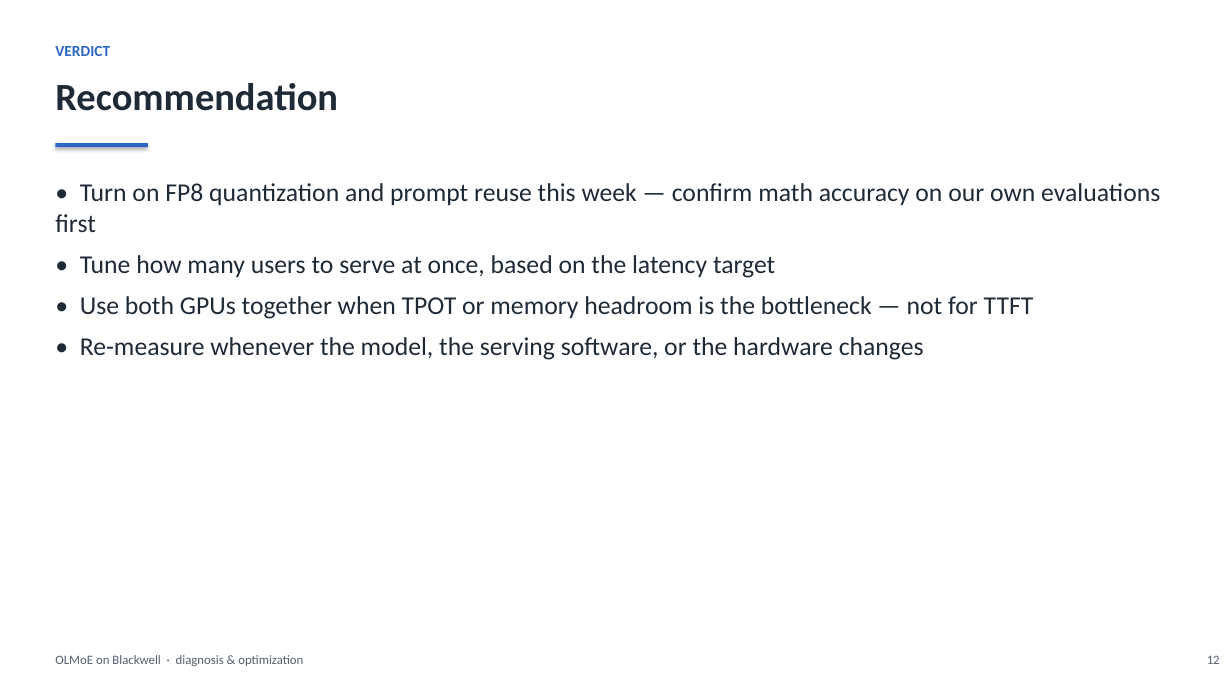
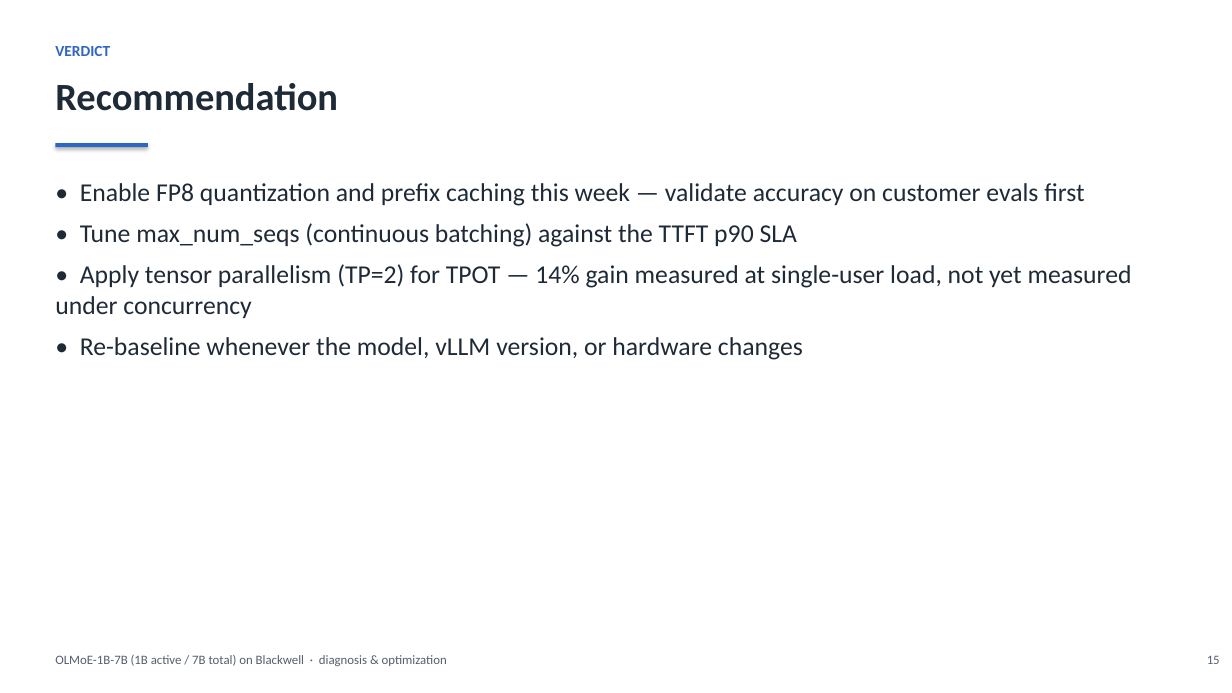
Before and after one commit to harishvs/moe-inference-optimize, a slide deck: slide 15 of talk/deck.pptx (slide 12 before the commit). Drawn at 1232x693 pixels with LibreOffice and Linux fonts; fonts in the diff are those of the drawing. Boxes give left, top, right and bottom in pixels: in the first picture for what was removed or moved away, otherwise in the second. Text is boxed around its words. In the diff, an @@ line names an element or a change of style, - is before the commit and + after.

Commit message:
deck changes

```diff
--- a/talk/deck.pptx
+++ b/talk/deck.pptx
@@ text at [55, 183, 1132, 360]: text changed @@
-• Turn on FP8 quantization and prompt reuse this week — confirm math accuracy on our own evaluations first
-• Tune how many users to serve at once, based on the latency target
-• Use both GPUs together when TPOT or memory headroom is the bottleneck — not for TTFT
-• Re-measure whenever the model, the serving software, or the hardware changes
+• Enable FP8 quantization and prefix caching this week — validate accuracy on customer evals first
+• Tune max_num_seqs (continuous batching) against the TTFT p90 SLA
+• Apply tensor parallelism (TP=2) for TPOT — 14% gain measured at single-user load, not yet measured under concurrency
+• Re-baseline whenever the model, vLLM version, or hardware changes
@@ text at [55, 655, 447, 666]: text changed @@
-OLMoE on Blackwell · diagnosis & optimization
+OLMoE-1B-7B (1B active / 7B total) on Blackwell · diagnosis & optimization
@@ text at [1207, 656, 1220, 664]: text changed @@
-12
+15
```
Also in this commit, not shown: 12 other slides changed, 4 slides added, 1 slide removed, 5 other files.
